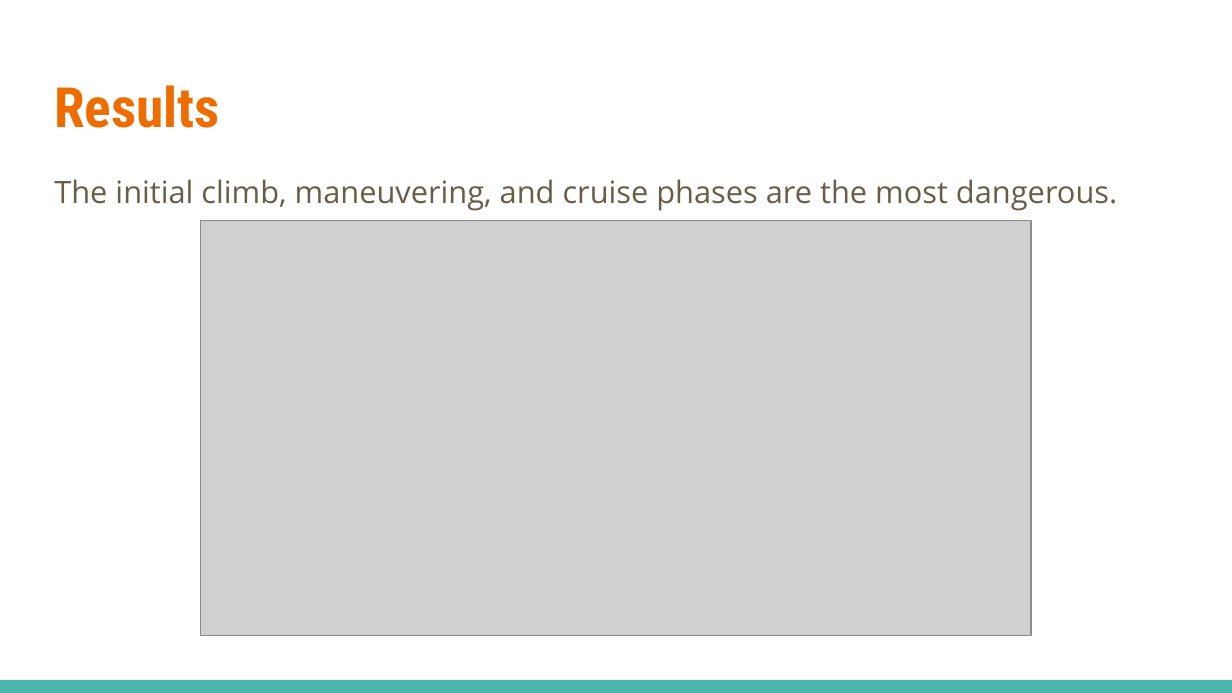
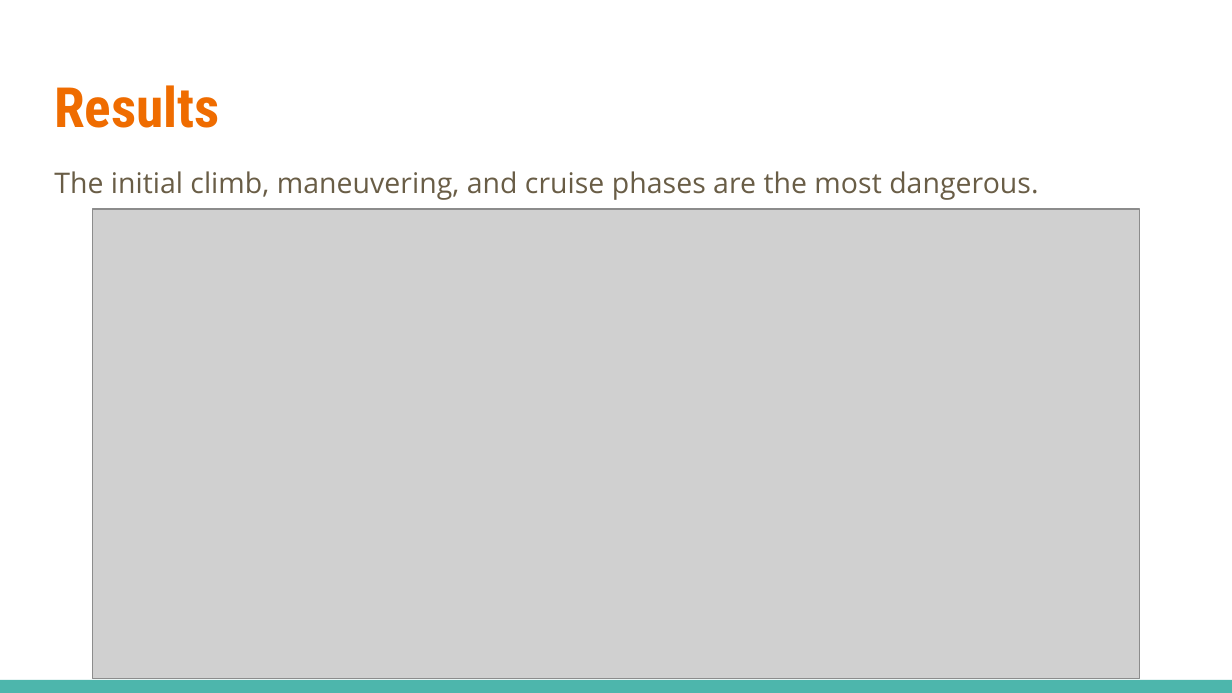
Before and after one commit to jgoett2/Phase1-Airplane-Zach-Jeff, a slide deck: slide 8 of Phase 1 Presentation.pptx. Drawn at 1232x693 pixels with LibreOffice and Linux fonts; fonts in the diff are those of the drawing; grey boxes stand for pictures. Boxes give left, top, right and bottom in pixels: in the first picture for what was removed or moved away, otherwise in the second. Text is boxed around its words. In the diff, an @@ line names an element or a change of style, - is before the commit and + after.

```diff
--- a/Phase 1 Presentation.pptx
+++ b/Phase 1 Presentation.pptx
@@ text "The initial climb, maneuvering, and ..." at [54,171,1038,200]: size 18 to 16.6 pt; line spacing 1.15 to 0.95 @@
@@ picture: place and size @@
-picture at [201,221,1031,636]
+picture at [92,209,1140,679]
```
Also in this commit, not shown: 3 other slides changed, 19 other files.
